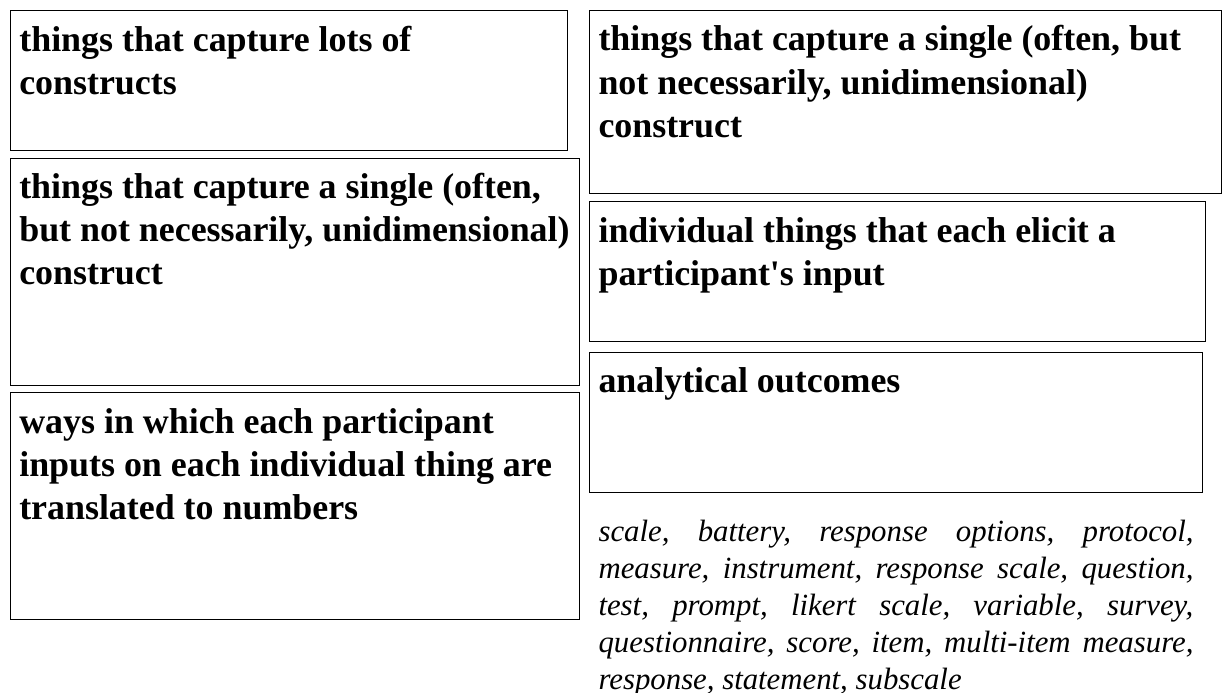
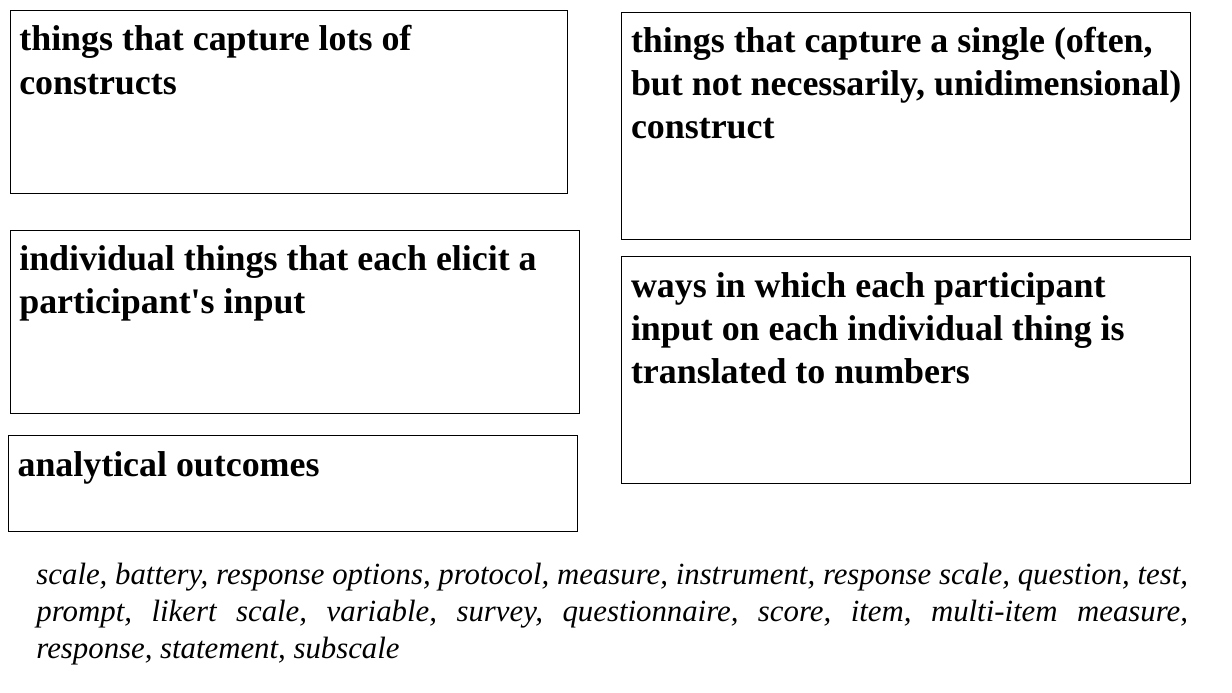
Before and after one commit to uoepsy/dapr3, a slide deck: slide 1 of dapr3_lectures/dapr3_fa_lec/img_sandbox/terminology.pptx. Drawn at 1232x693 pixels with LibreOffice and Linux fonts; fonts in the diff are those of the drawing. Boxes give left, top, right and bottom in pixels: in the first picture for what was removed or moved away, otherwise in the second. Text is boxed around its words. In the diff, an @@ line names an element or a change of style, - is before the commit and + after.

```diff
--- a/dapr3_lectures/dapr3_fa_lec/img_sandbox/terminology.pptx
+++ b/dapr3_lectures/dapr3_fa_lec/img_sandbox/terminology.pptx
@@ rectangle "things that capture lots of ...": place and size @@
-rectangle "things that capture lots of ..." at [10, 10, 567, 150]
+rectangle "things that capture lots of ..." at [10, 10, 567, 194]
@@ rectangle "things that capture a single ...": place and size @@
-rectangle "things that capture a single ..." at [590, 10, 1222, 194]
+rectangle "things that capture a single ..." at [622, 12, 1191, 239]
@@ rectangle removed at [10, 158, 579, 385] @@
-things that capture a single (often, but not necessarily, unidimensional) construct
@@ rectangle "individual things that each elicit ...": place and size @@
-rectangle "individual things that each elicit ..." at [590, 201, 1206, 341]
+rectangle "individual things that each elicit ..." at [10, 230, 579, 414]
@@ rectangle "ways in which each participant ...": place and size @@
-rectangle "ways in which each participant ..." at [10, 393, 579, 620]
+rectangle "ways in which each participant ..." at [622, 257, 1191, 484]
@@ text in rectangle at [631, 272, 1125, 384]: text changed @@
-ways in which each participant inputs on each individual thing are translated to numbers
+ways in which each participant input on each individual thing is translated to numbers
@@ rectangle "analytical outcomes": place and size @@
-rectangle "analytical outcomes" at [590, 352, 1203, 492]
+rectangle "analytical outcomes" at [8, 435, 578, 531]
@@ text "scale, battery, response options, protocol, ..." rewrapped from [599, 519, 1194, 693] to [36, 562, 1188, 664] @@
```
Also in this commit, not shown: 1 other slide changed, 8 other files.
